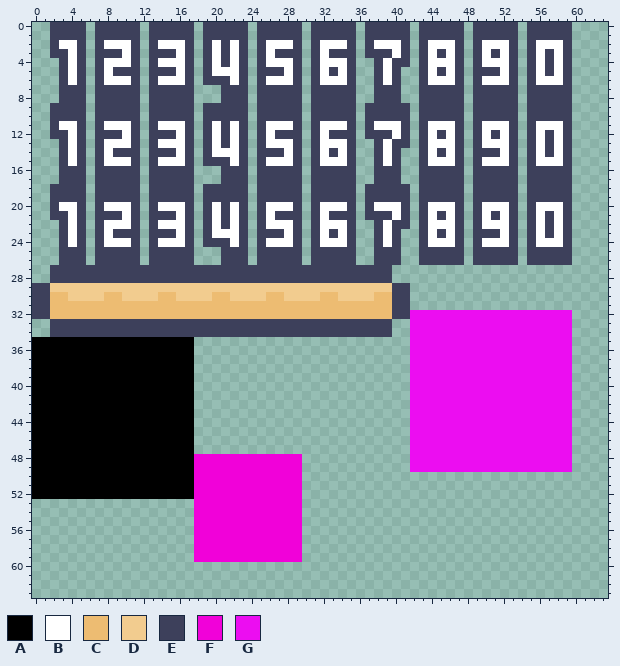
Two versions of one pixel-art sprite, images/shared-0-sheet2.png. Above, as it was before the edit.
The file is 64x64 pixels.
Palette (. is transparent): A #000000  B #ffffff  C #edbc72  D #f2cc8f  E #3d405b  F #f101d9  G #ec0df1
Pixels before (only the part around the change), first column x 0:
14 ...EBE.EBEEE.EEEBE.EBBBE.EEEBE.EBEBE..EBE..EBEBE.EEEBE.EBEBE....
15 ...EBE.EBBBE.EBBBE.EEEBE.EBBBE.EBBBE..EBE..EBBBE.EBBBE.EBBBE....
16 ...EEE.EEEEE.EEEEE...EEE.EEEEE.EEEEE..EEE..EEEEE.EEEEE.EEEEE....
17 ...EEE.EEEEE.EEEEE...EEE.EEEEE.EEEEE..EEE..EEEEE.EEEEE.EEEEE....
18 ..EEEE.EEEEE.EEEEE.EEEEE.EEEEE.EEEEE.EEEEE.EEEEE.EEEEE.EEEEE....
19 ..EEEE.EEEEE.EEEEE.EEEEE.EEEEE.EEEEE.EEEEE.EEEEE.EEEEE.EEEEE....
20 ..EBBE.EBBBE.EBBBE.EBEBE.EBBBE.EBBBE.EBBBE.EBBBE.EBBBE.EBBBE....
21 ..EEBE.EEEBE.EEEBE.EBEBE.EBEEE.EBEEE.EEEBE.EBEBE.EBEBE.EBEBE....
22 ...EBE.EBBBE.EBBBE.EBEBE.EBBBE.EBBBE..EBEE.EBBBE.EBBBE.EBEBE....
23 ...EBE.EBEEE.EEEBE.EBBBE.EEEBE.EBEBE..EBE..EBEBE.EEEBE.EBEBE....
24 ...EBE.EBBBE.EBBBE.EEEBE.EBBBE.EBBBE..EBE..EBBBE.EBBBE.EBBBE....
25 ...EEE.EEEEE.EEEEE...EEE.EEEEE.EEEEE..EEE..EEEEE.EEEEE.EEEEE....
26 ...EEE.EEEEE.EEEEE...EEE.EEEEE.EEEEE..EEE..EEEEE.EEEEE.EEEEE....
27 ..EEEEEEEEEEEEEEEEEEEEEEEEEEEEEEEEEEEEEE........................
28 ..EEEEEEEEEEEEEEEEEEEEEEEEEEEEEEEEEEEEEE........................
29 EEDDDDDDDDDDDDDDDDDDDDDDDDDDDDDDDDDDDDDDEE......................
30 EECCDDDDCCDDDDCCDDDDCCDDDDCCDDDDCCDDDDCCEE......................
31 EECCCCCCCCCCCCCCCCCCCCCCCCCCCCCCCCCCCCCCEE......................
32 EECCCCCCCCCCCCCCCCCCCCCCCCCCCCCCCCCCCCCCEEGGGGGGGGGGGGGGGGGG....
33 ..EEEEEEEEEEEEEEEEEEEEEEEEEEEEEEEEEEEEEE..GGGGGGGGGGGGGGGGGG....
34 ..EEEEEEEEEEEEEEEEEEEEEEEEEEEEEEEEEEEEEE..GGGGGGGGGGGGGGGGGG....
35 AAAAAAAAAAAAAAAAAA........................GGGGGGGGGGGGGGGGGG....
36 AAAAAAAAAAAAAAAAAA........................GGGGGGGGGGGGGGGGGG....
37 AAAAAAAAAAAAAAAAAA........................GGGGGGGGGGGGGGGGGG....
38 AAAAAAAAAAAAAAAAAA........................GGGGGGGGGGGGGGGGGG....
39 AAAAAAAAAAAAAAAAAA........................GGGGGGGGGGGGGGGGGG....
40 AAAAAAAAAAAAAAAAAA........................GGGGGGGGGGGGGGGGGG....
41 AAAAAAAAAAAAAAAAAA........................GGGGGGGGGGGGGGGGGG....
42 AAAAAAAAAAAAAAAAAA........................GGGGGGGGGGGGGGGGGG....
43 AAAAAAAAAAAAAAAAAA........................GGGGGGGGGGGGGGGGGG....
44 AAAAAAAAAAAAAAAAAA........................GGGGGGGGGGGGGGGGGG....
45 AAAAAAAAAAAAAAAAAA........................GGGGGGGGGGGGGGGGGG....
46 AAAAAAAAAAAAAAAAAA........................GGGGGGGGGGGGGGGGGG....
47 AAAAAAAAAAAAAAAAAA........................GGGGGGGGGGGGGGGGGG....
48 AAAAAAAAAAAAAAAAAAFFFFFFFFFFFF............GGGGGGGGGGGGGGGGGG....
49 AAAAAAAAAAAAAAAAAAFFFFFFFFFFFF............GGGGGGGGGGGGGGGGGG....
50 AAAAAAAAAAAAAAAAAAFFFFFFFFFFFF..................................
51 AAAAAAAAAAAAAAAAAAFFFFFFFFFFFF..................................
52 AAAAAAAAAAAAAAAAAAFFFFFFFFFFFF..................................
53 ..................FFFFFFFFFFFF..................................
54 ..................FFFFFFFFFFFF..................................
55 ..................FFFFFFFFFFFF..................................
56 ..................FFFFFFFFFFFF..................................
57 ..................FFFFFFFFFFFF..................................
58 ..................FFFFFFFFFFFF..................................
59 ..................FFFFFFFFFFFF..................................
60 ................................................................
61 ................................................................
62 ................................................................
63 ................................................................
After:
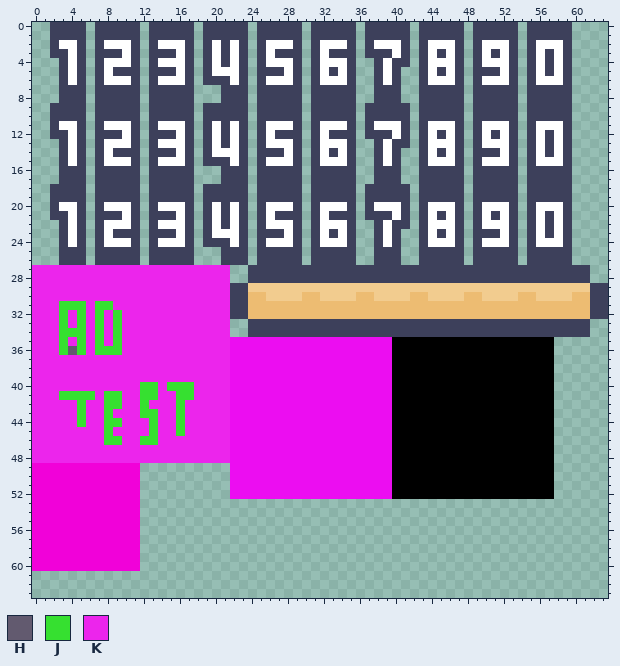
Colours new in this view: H #625a6f  J #36e030  K #ec25ec
Change:
Changed rows in their new state; - is an unchanged pixel.
first column x 0:
27 KKKKKKKKKKKKKKKKKKKKKK..----------------EEEEEEEEEEEEEEEEEEEEEE--
28 KKKKKKKKKKKKKKKKKKKKKK..----------------EEEEEEEEEEEEEEEEEEEEEE--
29 KKKKKKKKKKKKKKKKKKKKKKEE----------------DDDDDDDDDDDDDDDDDDDDDDEE
30 KKKKKKKKKKKKKKKKKKKKKKEECCDD--CCDD--CCDDDDCCDDDDCCDDDDCCDDDDCCEE
31 KKKJJJKJJKKKKKKKKKKKKKEE----------------CCCCCCCCCCCCCCCCCCCCCCEE
32 KKKJKJKJKJKKKKKKKKKKKKEE----------------CCCCCCCCCCCCCCCCCCCCCCEE
33 KKKJKJKJKJKKKKKKKKKKKK..----------------EEEEEEEEEEEEEEEEEEEEEE--
34 KKKJJJKJKJKKKKKKKKKKKK..----------------EEEEEEEEEEEEEEEEEEEEEE--
35 KKKJKJKJKJKKKKKKKKKKKKGGGGGGGGGGGGGGGGGGAAAAAAAAAAAAAAAAAA..----
36 KKKJHJKJJJKKKKKKKKKKKKGGGGGGGGGGGGGGGGGGAAAAAAAAAAAAAAAAAA..----
37 KKKKKKKKKKKKKKKKKKKKKKGGGGGGGGGGGGGGGGGGAAAAAAAAAAAAAAAAAA..----
38 KKKKKKKKKKKKKKKKKKKKKKGGGGGGGGGGGGGGGGGGAAAAAAAAAAAAAAAAAA..----
39 KKKKKKKKKKKKKKKKKKKKKKGGGGGGGGGGGGGGGGGGAAAAAAAAAAAAAAAAAA..----
40 KKKKKKKKKKKKJJKJJJKKKKGGGGGGGGGGGGGGGGGGAAAAAAAAAAAAAAAAAA..----
41 KKKJJJJKJJKKJJKKJJKKKKGGGGGGGGGGGGGGGGGGAAAAAAAAAAAAAAAAAA..----
42 KKKKKJKKJJKKJKKKJKKKKKGGGGGGGGGGGGGGGGGGAAAAAAAAAAAAAAAAAA..----
43 KKKKKJKKJKKKJJKKJKKKKKGGGGGGGGGGGGGGGGGGAAAAAAAAAAAAAAAAAA..----
44 KKKKKJKKJJKKKJKKJKKKKKGGGGGGGGGGGGGGGGGGAAAAAAAAAAAAAAAAAA..----
45 KKKKKKKKJKKKKJKKJKKKKKGGGGGGGGGGGGGGGGGGAAAAAAAAAAAAAAAAAA..----
46 KKKKKKKKJJKKJJKKKKKKKKGGGGGGGGGGGGGGGGGGAAAAAAAAAAAAAAAAAA..----
47 KKKKKKKKKKKKKKKKKKKKKKGGGGGGGGGGGGGGGGGGAAAAAAAAAAAAAAAAAA..----
48 KKKKKKKKKKKKKKKKKKKKKKGGGGGGGGGGGGGGGGGGAAAAAAAAAAAAAAAAAA..----
49 FFFFFFFFFFFF..........GGGGGGGGGGGGGGGGGGAAAAAAAAAAAAAAAAAA..----
50 FFFFFFFFFFFF..........GGGGGGGGGGGGGGGGGGAAAAAAAAAAAAAAAAAA------
51 FFFFFFFFFFFF..........GGGGGGGGGGGGGGGGGGAAAAAAAAAAAAAAAAAA------
52 FFFFFFFFFFFF..........GGGGGGGGGGGGGGGGGGAAAAAAAAAAAAAAAAAA------
53 FFFFFFFFFFFF------............----------------------------------
54 FFFFFFFFFFFF------............----------------------------------
55 FFFFFFFFFFFF------............----------------------------------
56 FFFFFFFFFFFF------............----------------------------------
57 FFFFFFFFFFFF------............----------------------------------
58 FFFFFFFFFFFF------............----------------------------------
59 FFFFFFFFFFFF------............----------------------------------
60 FFFFFFFFFFFF----------------------------------------------------
Changed places in both pictures, as pixel boxes (x1, y1, x2, y2):
changed: (32, 265, 608, 571)
